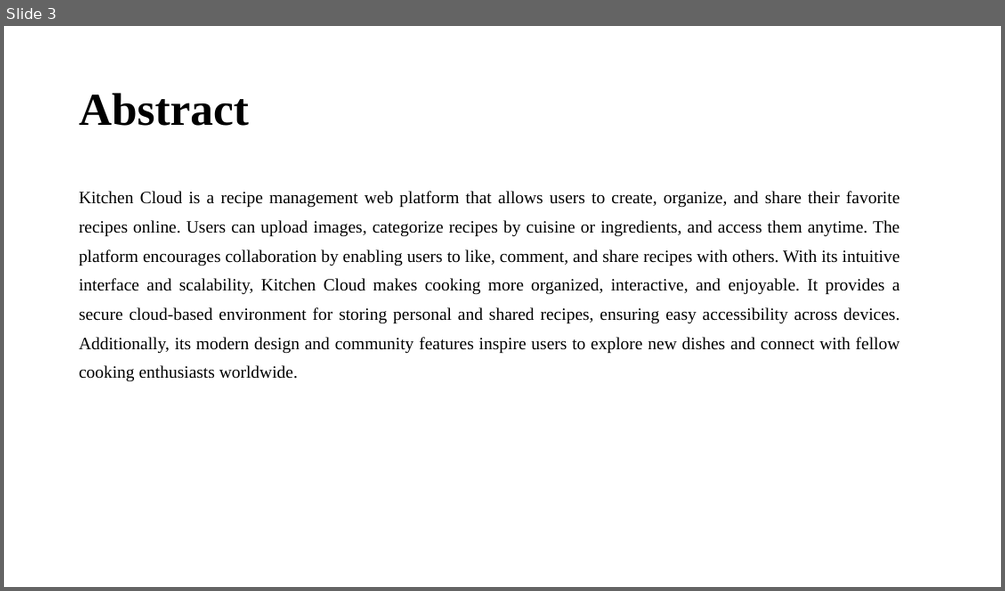
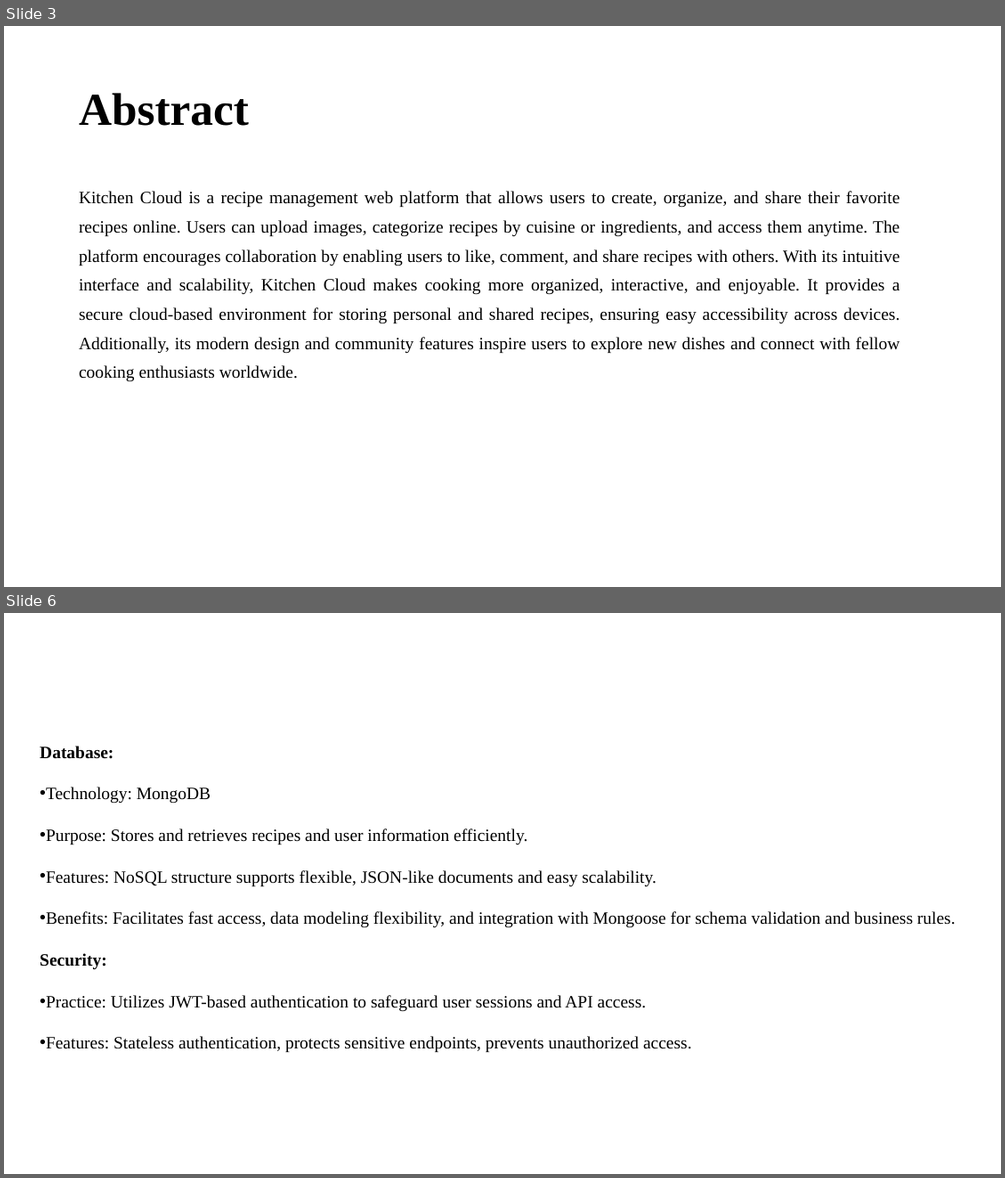
Before and after one commit to pabolukaruna7/kc, a slide deck: c13.pptx. Shown one above the other, each under a label of ours: slide 3 before the commit, slides 3 and 6 after it; the slides between them are not shown. The pictures are 1005x591 and 1005x1178 pixels, drawn with LibreOffice and Linux fonts; fonts in the diff are those of the drawing. Boxes give left, top, right and bottom in pixels: in the first picture for what was removed or moved away, otherwise in the second. Text is boxed around its words. In the diff, an @@ line names an element or a change of style, - is before the commit and + after.

```diff
--- a/c13.pptx
+++ b/c13.pptx
@@ slide 6 added at (4, 613, 1001, 1174), background #FFFFFF @@
@@ text added at (40, 746, 955, 1052), 20 pt, text #000000 @@
+Database:
+• Technology: MongoDB
+• Purpose: Stores and retrieves recipes and user information efficiently.
+• Features: NoSQL structure supports flexible, JSON-like documents and easy scalability.
+• Benefits: Facilitates fast access, data modeling flexibility, and integration with Mongoose for schema validation and business rules.
+Security:
+• Practice: Utilizes JWT-based authentication to safeguard user sessions and API access.
+• Features: Stateless authentication, protects sensitive endpoints, prevents unauthorized access.
```
Also in this commit, not shown: 2 slides changed, 7 other slides added, 6 slides removed.
